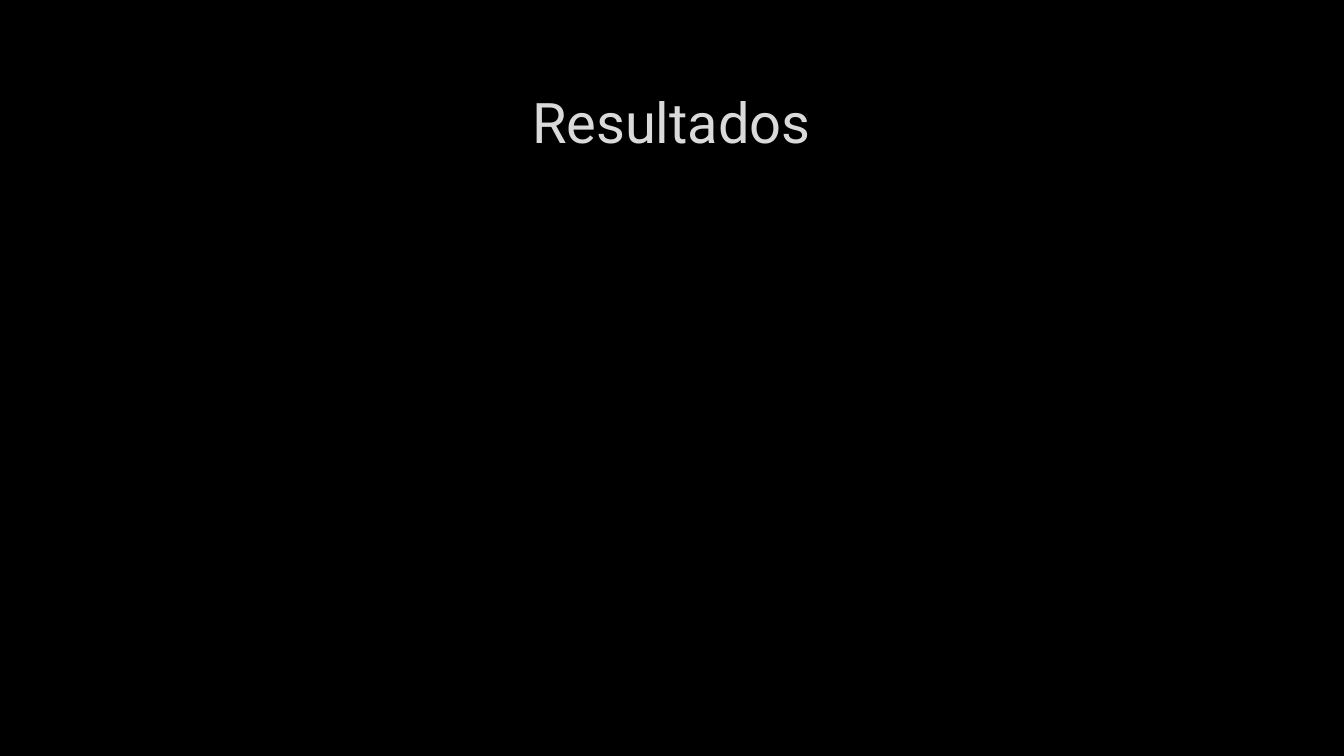
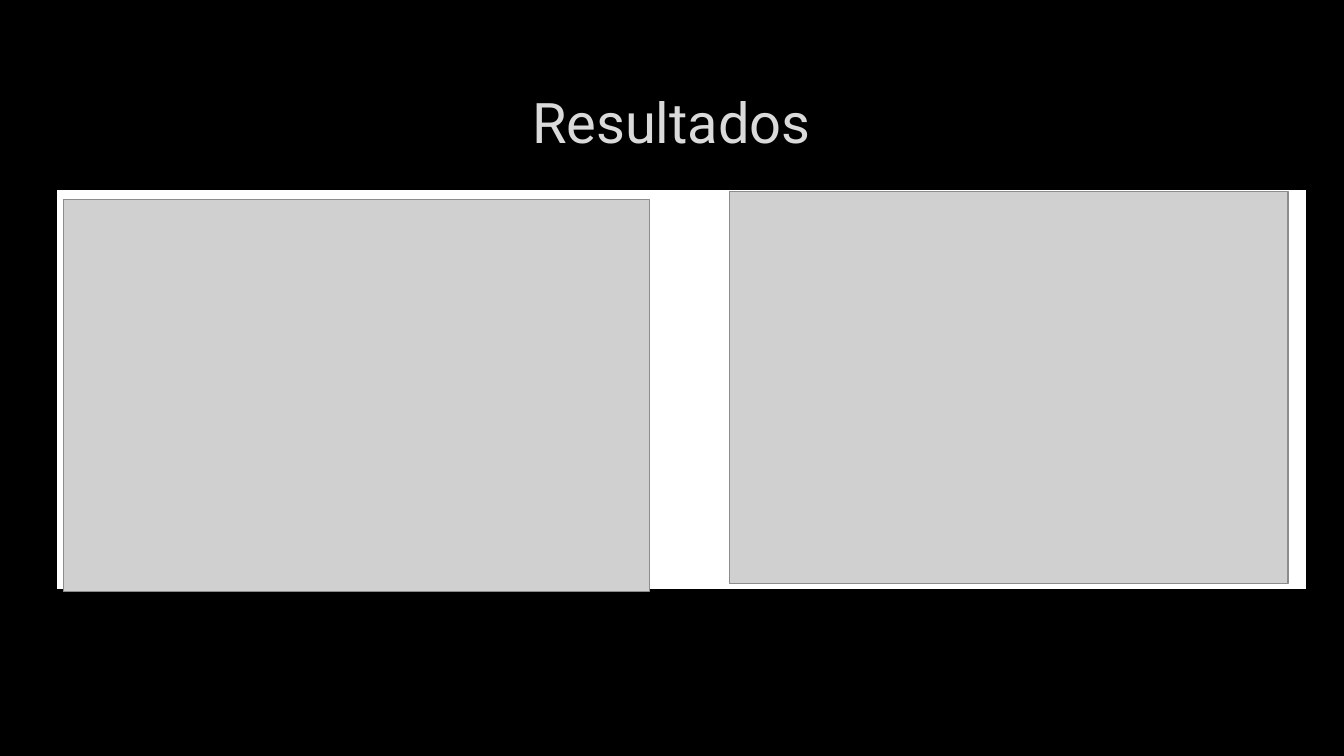
Before and after one commit to ProencaC/imdb, a slide deck: slide 13 of Docs/Apresentação.pptx (slide 9 before the commit). Drawn at 1344x756 pixels with LibreOffice and Linux fonts; fonts in the diff are those of the drawing; grey boxes stand for pictures; background and template pictures are left out. Boxes give left, top, right and bottom in pixels: in the first picture for what was removed or moved away, otherwise in the second. Text is boxed around its words. In the diff, an @@ line names an element or a change of style, - is before the commit and + after.

```diff
--- a/Docs/Apresentação.pptx
+++ b/Docs/Apresentação.pptx
@@ rectangle added at (x1=55, y1=190, x2=1307, y2=591), fill #FFFFFF, outline #000000 1.25 pt @@
@@ picture added at (x1=64, y1=200, x2=650, y2=592) @@
@@ picture added at (x1=730, y1=192, x2=1289, y2=584) @@
```
Also in this commit, not shown: 4 other slides changed, 8 slides added, 4 slides removed.
